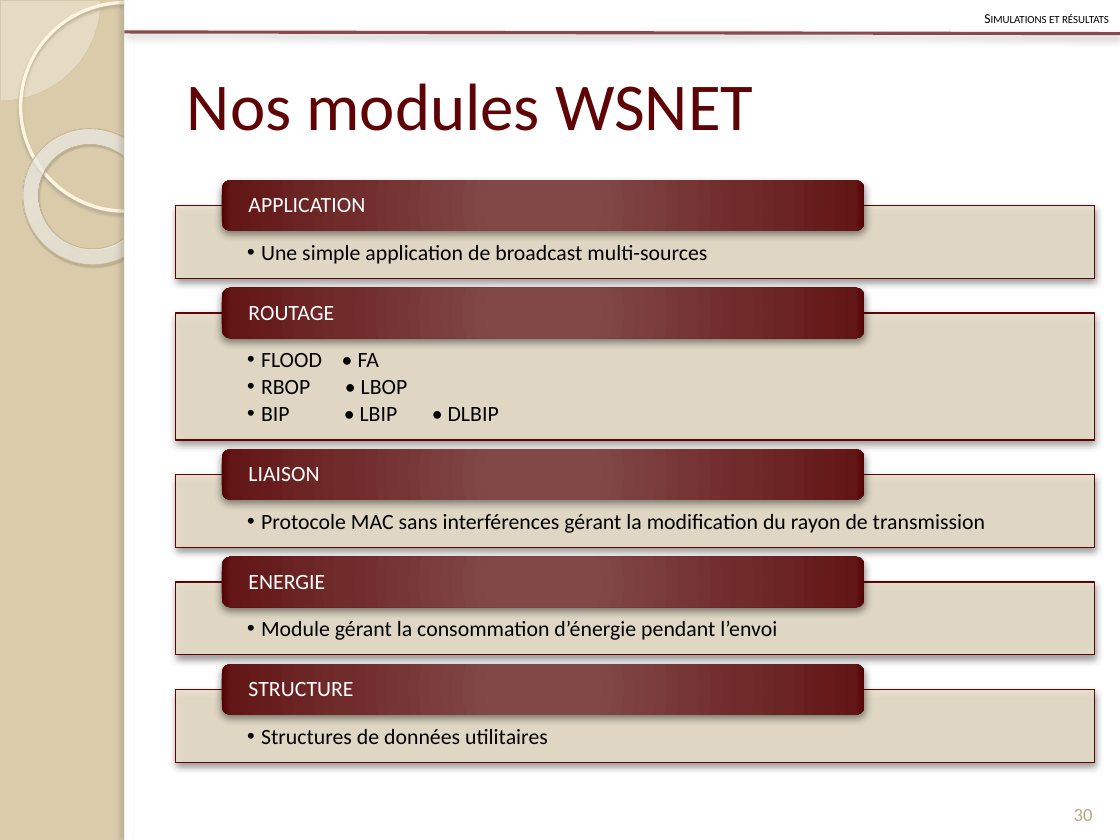
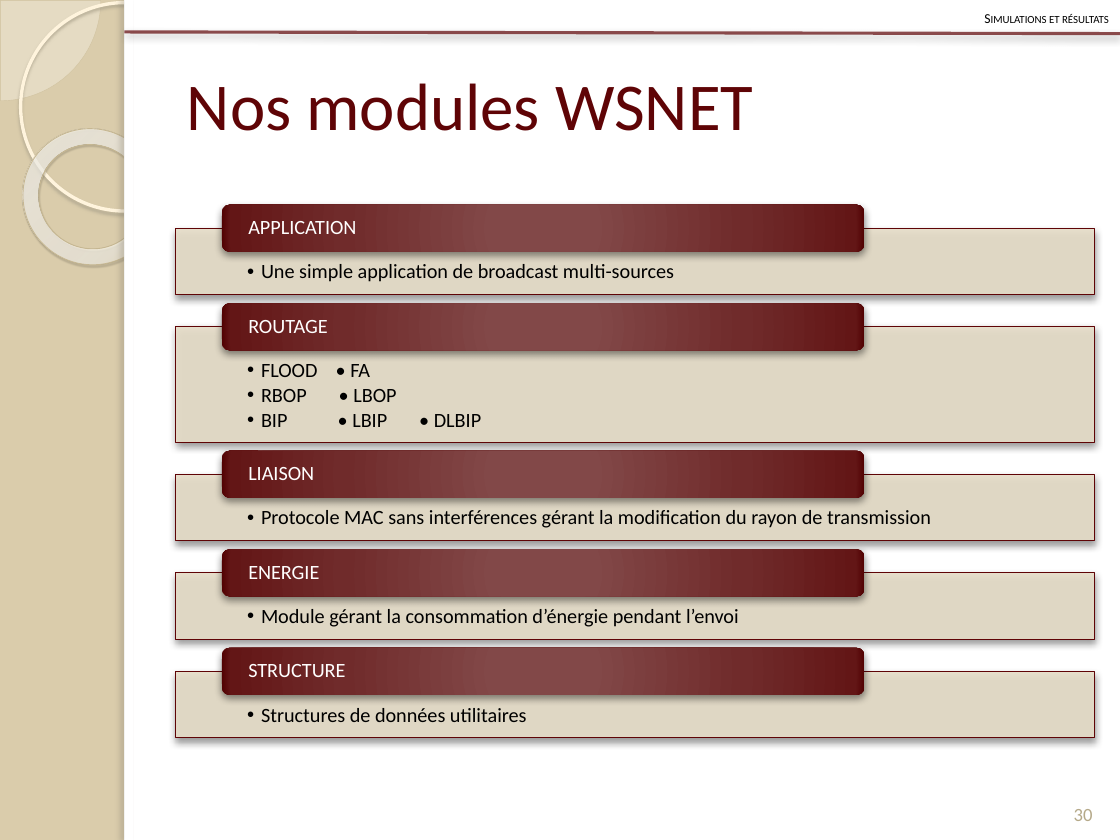
Before and after one commit to Patre/Energy-saving-in-sensors--networks, a slide deck: slide 30 of Redaction/Presentation/pres.pptx. Drawn at 1120x840 pixels with LibreOffice and Linux fonts; fonts in the diff are those of the drawing. Boxes give left, top, right and bottom in pixels: in the first picture for what was removed or moved away, otherwise in the second. Text is boxed around its words. In the diff, an @@ line names an element or a change of style, - is before the commit and + after.

```diff
--- a/Redaction/Presentation/pres.pptx
+++ b/Redaction/Presentation/pres.pptx
@@ rounded rectangle resized from (x1=222, y1=180, x2=865, y2=231) to (x1=222, y1=205, x2=865, y2=252) @@
@@ size 14 to 13 pt in 10 elements at (x1=248, y1=467, x2=314, y2=480), (x1=261, y1=510, x2=931, y2=528), (x1=248, y1=566, x2=319, y2=579), (x1=261, y1=364, x2=481, y2=427), (x1=261, y1=609, x2=739, y2=627), (x1=248, y1=320, x2=327, y2=333), (x1=248, y1=664, x2=345, y2=677), (x1=261, y1=264, x2=674, y2=282), (x1=261, y1=708, x2=527, y2=722), (x1=248, y1=221, x2=356, y2=234) @@
@@ text "APPLICATION" moved from (x1=248, y1=198, x2=365, y2=212) to (x1=248, y1=221, x2=356, y2=234) @@
@@ text "Une simple application de broadcast ..." moved from (x1=261, y1=245, x2=707, y2=264) to (x1=261, y1=264, x2=674, y2=282) @@
@@ rectangle resized from (x1=176, y1=206, x2=1094, y2=279) to (x1=176, y1=228, x2=1094, y2=295) @@
@@ text "FLOOD • FA" moved from (x1=261, y1=353, x2=499, y2=421) to (x1=261, y1=364, x2=481, y2=427) @@
@@ rectangle resized from (x1=176, y1=312, x2=1094, y2=439) to (x1=176, y1=327, x2=1094, y2=442) @@
@@ rounded rectangle moved from (x1=222, y1=288, x2=865, y2=338) to (x1=222, y1=304, x2=865, y2=351) @@
@@ text "ROUTAGE" moved from (x1=248, y1=306, x2=334, y2=320) to (x1=248, y1=320, x2=327, y2=333) @@
@@ rectangle resized from (x1=176, y1=475, x2=1094, y2=548) to (x1=176, y1=474, x2=1094, y2=540) @@
@@ rounded rectangle moved from (x1=222, y1=557, x2=865, y2=607) to (x1=222, y1=550, x2=865, y2=597) @@
@@ text "ENERGIE" moved from (x1=248, y1=575, x2=325, y2=589) to (x1=248, y1=566, x2=319, y2=579) @@
@@ text "Module gérant la consommation d’énergie ..." moved from (x1=261, y1=621, x2=777, y2=640) to (x1=261, y1=609, x2=739, y2=627) @@
@@ rectangle resized from (x1=176, y1=582, x2=1094, y2=655) to (x1=176, y1=572, x2=1094, y2=638) @@
@@ rounded rectangle moved from (x1=222, y1=664, x2=865, y2=715) to (x1=222, y1=648, x2=865, y2=696) @@
@@ text "STRUCTURE" moved from (x1=248, y1=682, x2=353, y2=696) to (x1=248, y1=664, x2=345, y2=677) @@
@@ text "Structures de données utilitaires" moved from (x1=261, y1=729, x2=548, y2=744) to (x1=261, y1=708, x2=527, y2=722) @@
@@ rectangle resized from (x1=176, y1=690, x2=1094, y2=763) to (x1=176, y1=671, x2=1094, y2=737) @@
```
Also in this commit, not shown: 13 other slides changed, 7 other files.
